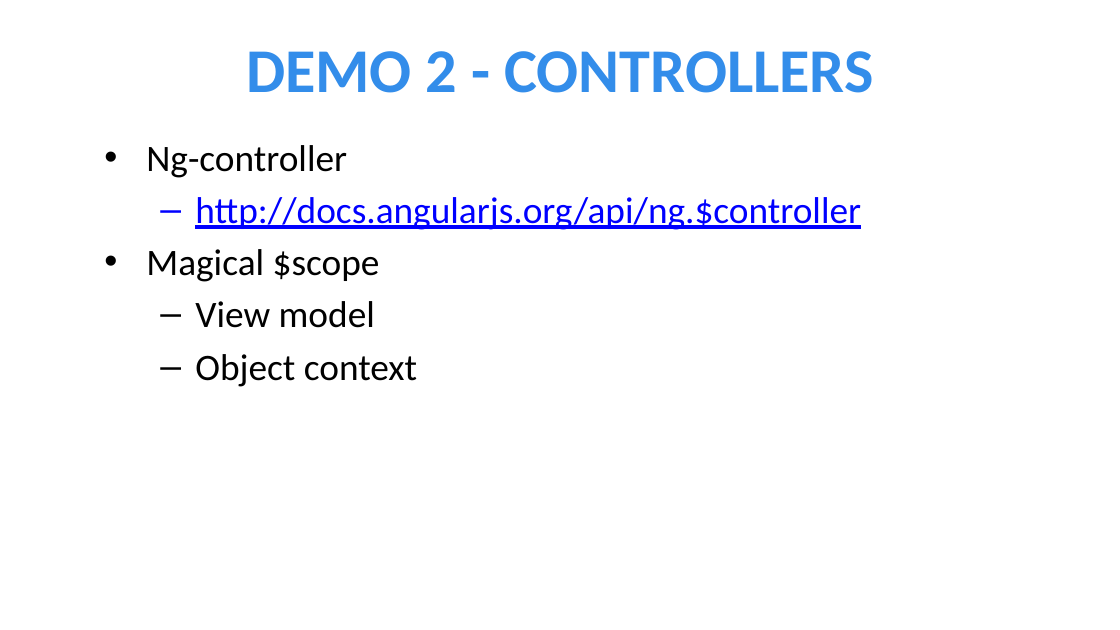
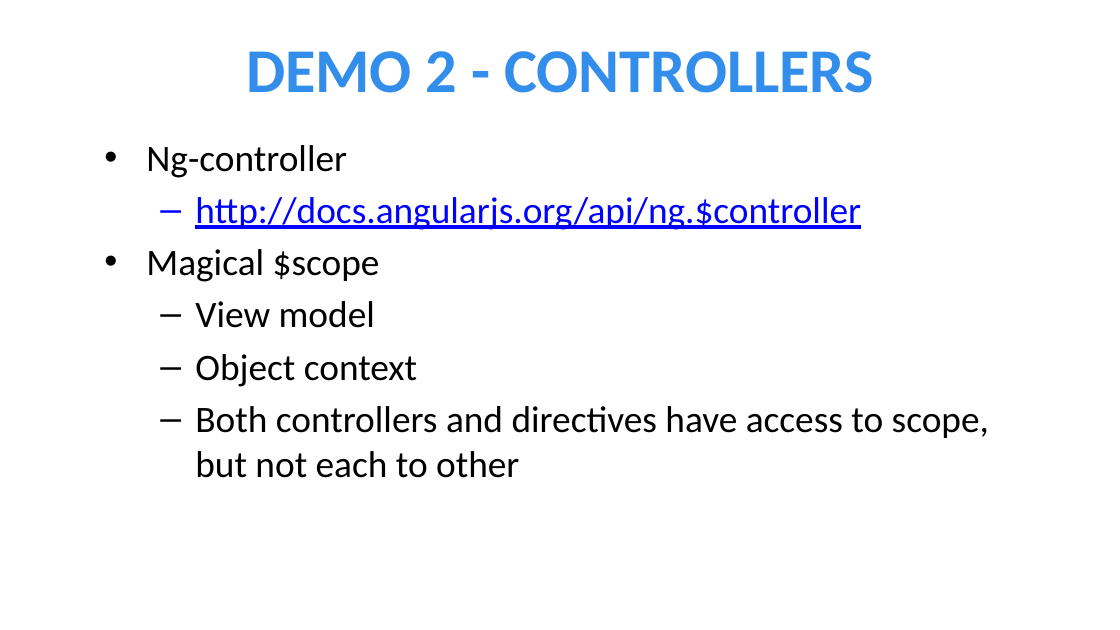
Before and after one commit to jptacek/MadDotNet, a slide deck: slide 8 of PowerPoint/AngularJS.pptx (slide 7 before the commit). Drawn at 1120x630 pixels with LibreOffice and Linux fonts; fonts in the diff are those of the drawing; background and template pictures are left out. Boxes give left, top, right and bottom in pixels: in the first picture for what was removed or moved away, otherwise in the second. Text is boxed around its words. In the diff, an @@ line names an element or a change of style, - is before the commit and + after.

Commit message:
Update code for demo

```diff
--- a/PowerPoint/AngularJS.pptx
+++ b/PowerPoint/AngularJS.pptx
@@ text at (195,406,989,478): paragraph added @@
+  – Both controllers and directives have access to scope, but not each to other
```
Also in this commit, not shown: 4 other slides changed, 2 slides added, 26 other files.
